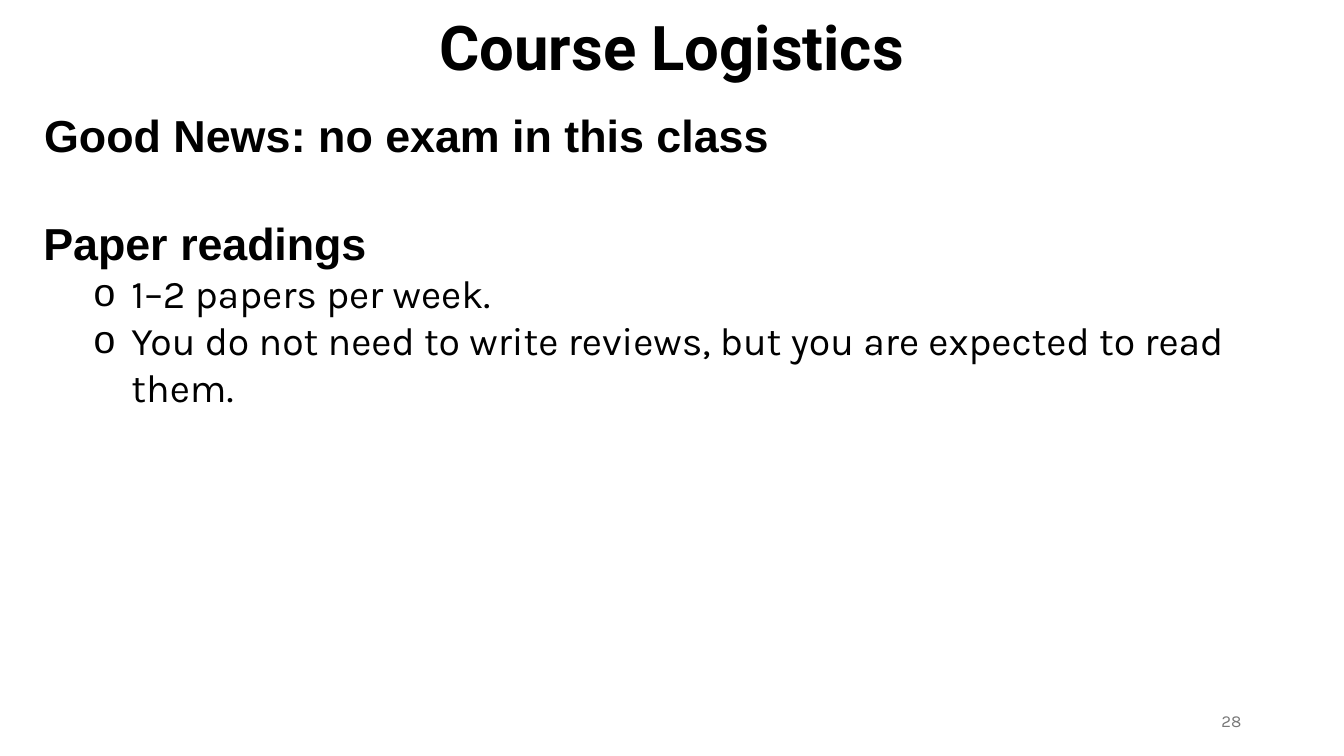
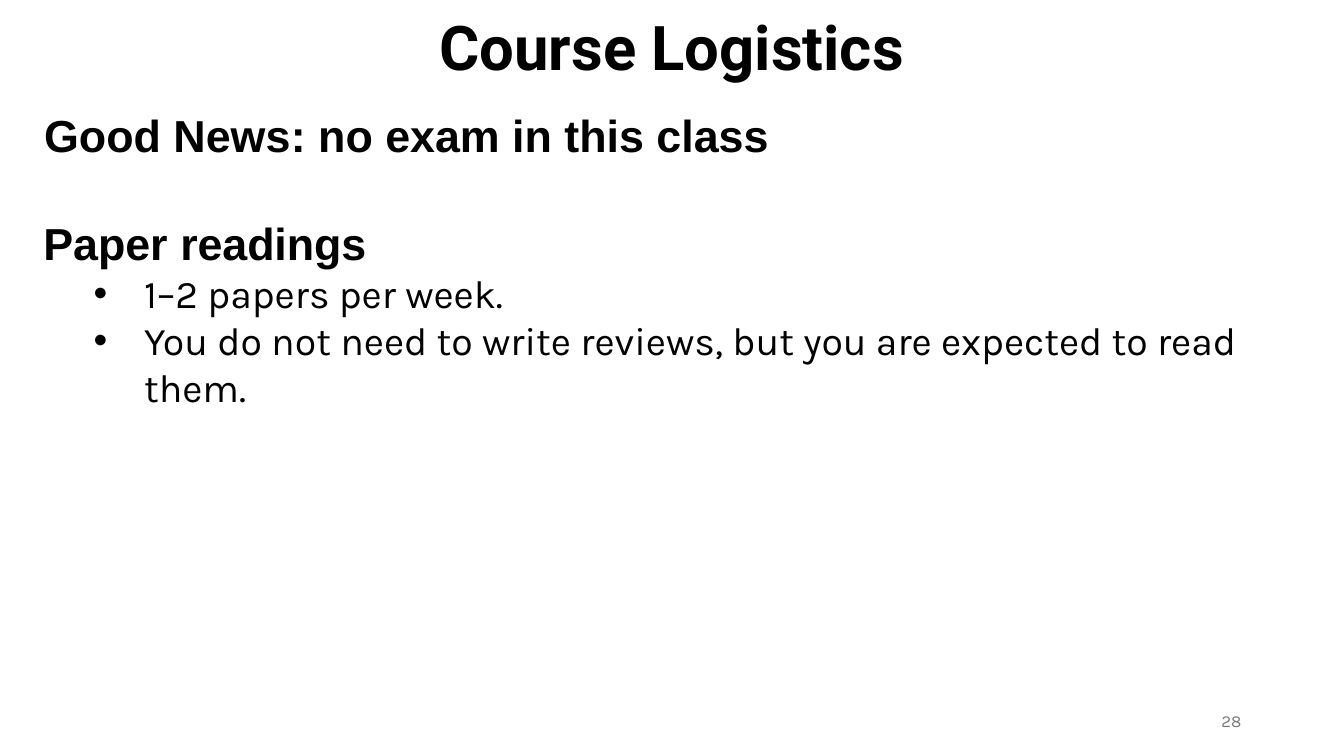
Before and after one commit to ec528/ec528.github.io, a slide deck: slide 28 of slides/fall26/1-introduction.pptx. Drawn at 1344x756 pixels with LibreOffice and Linux fonts; fonts in the diff are those of the drawing. Boxes give left, top, right and bottom in pixels: in the first picture for what was removed or moved away, otherwise in the second. Text is boxed around its words. In the diff, an @@ line names an element or a change of style, - is before the commit and + after.

```diff
--- a/slides/fall26/1-introduction.pptx
+++ b/slides/fall26/1-introduction.pptx
@@ text at [144, 281, 1236, 403]: bullet o to • @@
```
Also in this commit, not shown: 7 other slides changed, 1 other file.
